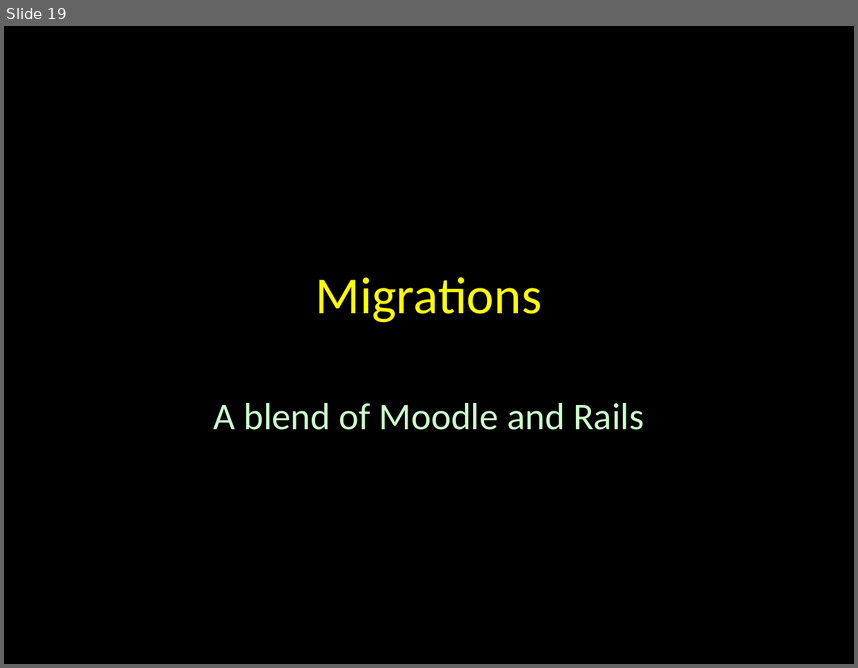
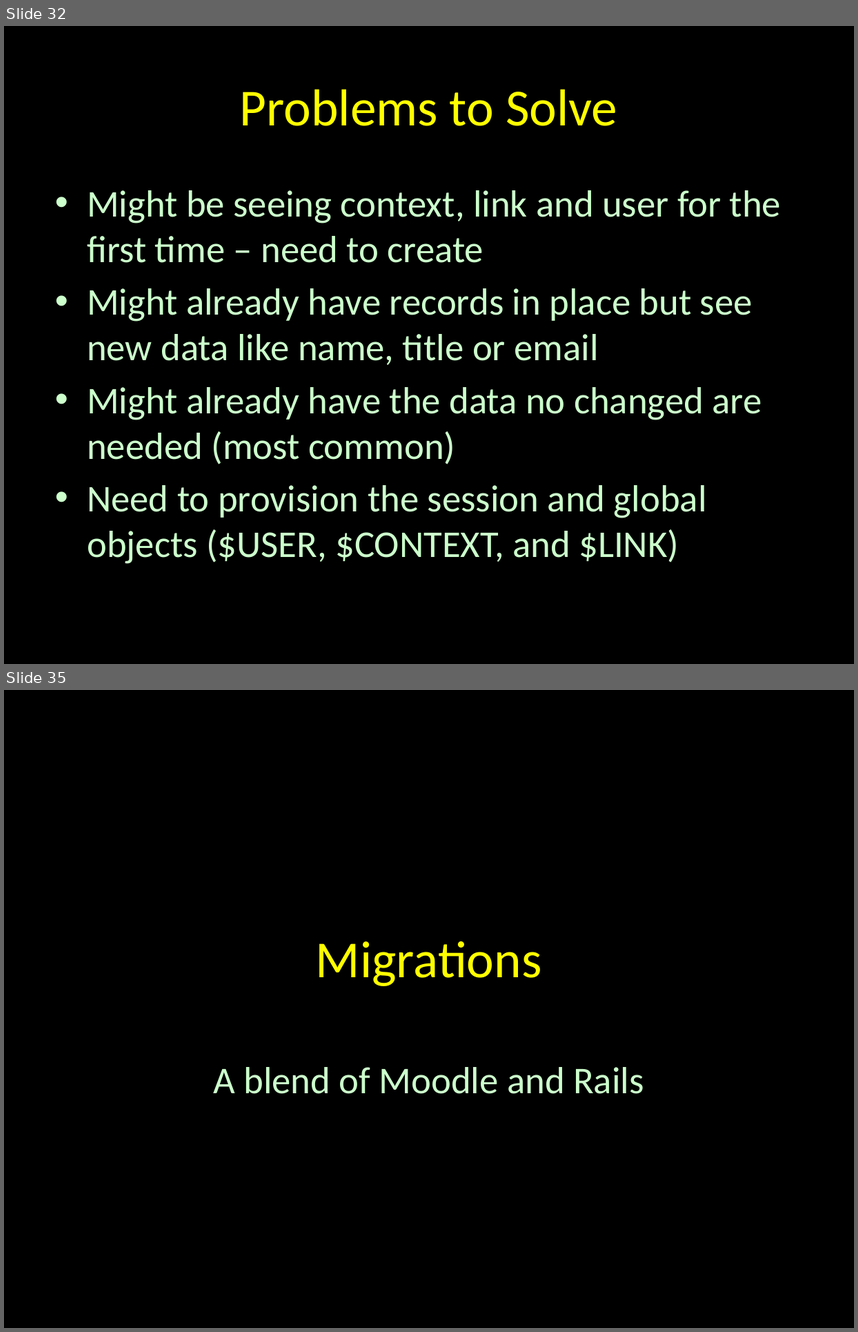
Before and after one commit to tsugiproject/tsugi, a slide deck: docs/lectures/02-Data-Model.pptx. Shown one above the other, each under a label of ours: slide 19 before the commit, slides 32 and 35 after it; the slides between them are not shown. The pictures are 858x668 and 858x1332 pixels, drawn with LibreOffice and Linux fonts; fonts in the diff are those of the drawing. Boxes give left, top, right and bottom in pixels: in the first picture for what was removed or moved away, otherwise in the second. Text is boxed around its words. In the diff, an @@ line names an element or a change of style, - is before the commit and + after.

```diff
--- a/docs/lectures/02-Data-Model.pptx
+++ b/docs/lectures/02-Data-Model.pptx
@@ slide 32 added at <box>4,26,854,664</box>, background #000000 @@
@@ title added at <box>240,89,617,126</box>, 44 pt, text #FFFF00 @@
+Problems to Solve
@@ text added at <box>87,190,781,564</box>, 32 pt, text #CCFFCC @@
+• Might be seeing context, link and user for the first time – need to create
+• Might already have records in place but see new data like name, title or email
+• Might already have the data no changed are needed (most common)
+• Need to provision the session and global objects ($USER, $CONTEXT, and $LINK)
@@ what was slide 19 is now slide 35 @@
```
Also in this commit, not shown: 4 slides changed, 15 other slides added.
